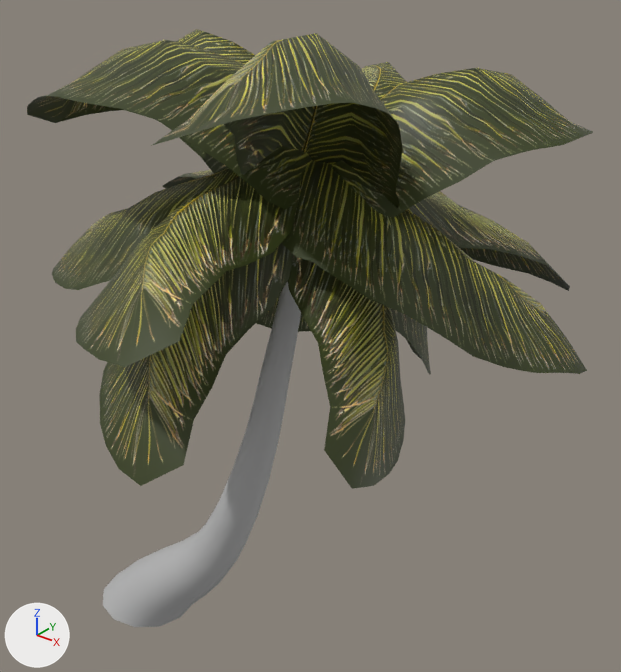
The FBX model Skyrates/Assets/Resources/Meshes/palmtree_mesh_1.fbx as it was, and as the next commit left it.
Camera for both pictures: a camera (50 mm lens) standing at (0.299, -0.225, 0.328) and looking at (0.105, 0.018, 0.178). Arrows for +X, +Y and +Z are at lower left; the lights stay in place. Where no turn or scale is listed for an object, it has been applied to the vertices.

The older version as bpy lines, for what is in view:
```python
me_mesh = bpy.data.meshes.new('Mesh')
me_mesh.from_pydata(...)  # 205 vertices, 204 faces; spans x -0.02..0.121, y -0.023..0.023, z -0.111..0.144
me_mesh.materials.append(mat_lambert1)  # grey #bcbcbc
me_mesh_001 = bpy.data.meshes.new('Mesh.001')
me_mesh_001.from_pydata(...)  # 1050 vertices, 945 faces; spans x -0.101..0.101, y -0.102..0.102, z -0.073..0.073
me_mesh_001.materials.append(mat_lambert3)  # picture img_palmtree_leaf_basecolor_tga
ob_tree_trunk = bpy.data.objects.new('tree_trunk', me_mesh)
ob_tree_trunk.location = (0.0, 0.0, 0.11)
ob_treetop = bpy.data.objects.new('treetop', me_mesh_001)
ob_treetop.location = (0.1158, -0.0076, 0.2285)
```
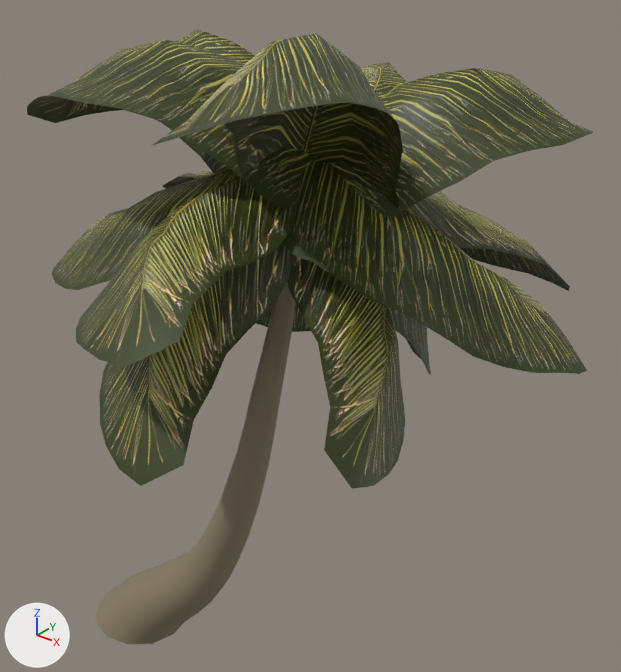
The newer file is also rescaled (x3.0), turned or shifted as a whole; pictures and numbers use the older file's frame.

The edits, one by one:
Material 'lambert2' (mat_lambert2) is new.
Its base color is (0.254, 0.209, 0.13) (brown #8a7e65).
me_mesh has 205 vertices, 204 faces and spans x -0.02..0.121, y -0.023..0.023, z -0.111..0.144.
me_mesh no longer uses material mat_lambert1 (grey #bcbcbc).
me_mesh now uses material mat_lambert2 (brown #8a7e65).
Object 'tree_trunk' (ob_tree_trunk) moves from (0.0, 0.0, 0.11) to (-0.0009, -0.0051, 0.1016).

Changed parts and their boxes (x1, y1, x2, y2) in the pictures (621 x 672 px):
'tree_trunk', recoloured, moved (grey to brown)
    before: (103, 282, 301, 627)
    after: (96, 282, 295, 644)
